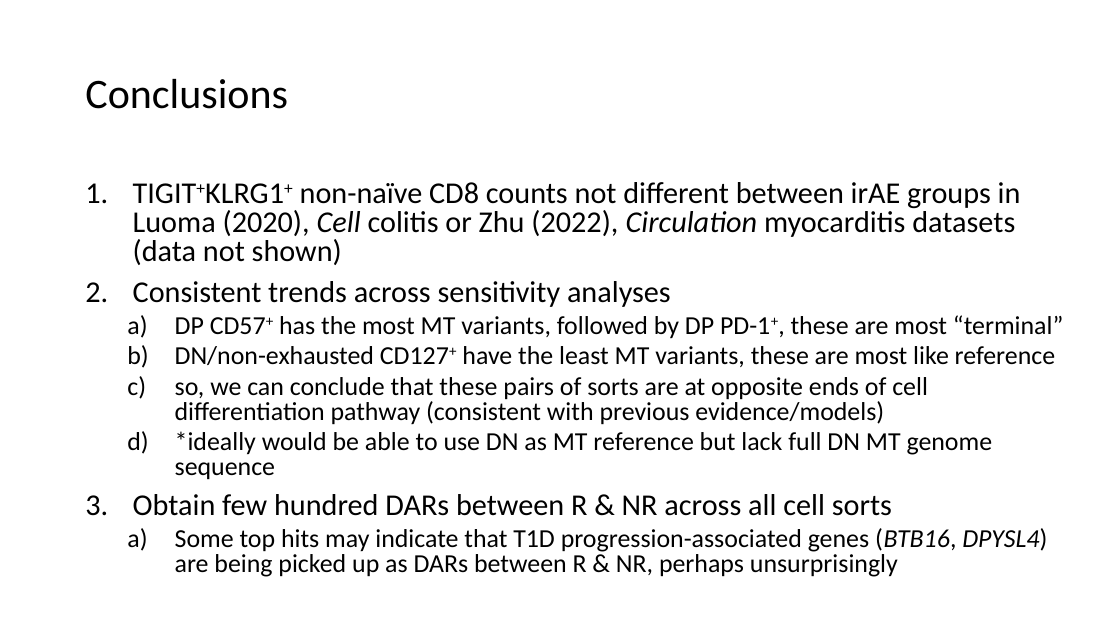
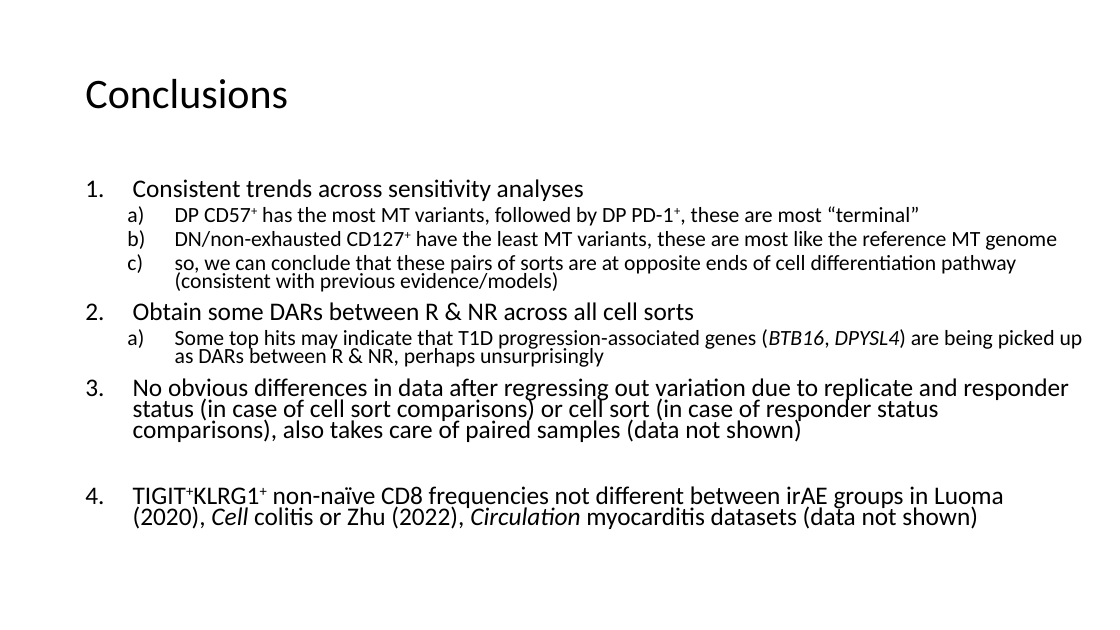
Before and after one commit to tybottorff/bottorffdocs, a slide deck: slide 9 of presentations/weekly_meetings/6_13_24.pptx. Drawn at 1120x630 pixels with LibreOffice and Linux fonts; fonts in the diff are those of the drawing. Boxes give left, top, right and bottom in pixels: in the first picture for what was removed or moved away, otherwise in the second. Text is boxed around its words. In the diff, an @@ line names an element or a change of style, - is before the commit and + after.

Commit message:
Update slides

```diff
--- a/presentations/weekly_meetings/6_13_24.pptx
+++ b/presentations/weekly_meetings/6_13_24.pptx
@@ text at bbox=[133, 179, 1083, 367]: size 25.9 to 21.7 pt in "Consistent trends across sensitivity analyses"; size 22.2 to 18.6 pt in "DP CD57+ has the most MT variants, ...", "so, we can conclude that these pairs ...", "Some top hits may indicate that T1D ..."; line spacing 0.8 to 0.7 @@
@@ text at bbox=[133, 182, 1021, 265]: paragraph removed @@
-1. TIGIT+KLRG1+ non-naïve CD8 counts not different between irAE groups in Luoma (2020), Cell colitis or Zhu (2022), Circulation myocarditis datasets (data not shown)
@@ text at bbox=[175, 231, 1057, 250]: text changed; size 22.2 to 18.6 pt @@
-  b) DN/non-exhausted CD127+ have the least MT variants, these are most like reference
+  b) DN/non-exhausted CD127+ have the least MT variants, these are most like the reference MT genome
@@ text at bbox=[133, 302, 694, 321]: text changed; size 22.2 to 21.7 pt @@
-  d) *ideally would be able to use DN as MT reference but lack full DN MT genome sequence
-3. Obtain few hundred DARs between R & NR across all cell sorts
+2. Obtain some DARs between R & NR across all cell sorts
@@ text at bbox=[133, 378, 1069, 529]: paragraphs added @@
+3. No obvious differences in data after regressing out variation due to replicate and responder status (in case of cell sort comparisons) or cell sort (in case of responder status comparisons), also takes care of paired samples (data not shown)
+4. TIGIT+KLRG1+ non-naïve CD8 frequencies not different between irAE groups in Luoma (2020), Cell colitis or Zhu (2022), Circulation myocarditis datasets (data not shown)
```
Also in this commit, not shown: 2 other slides changed.
